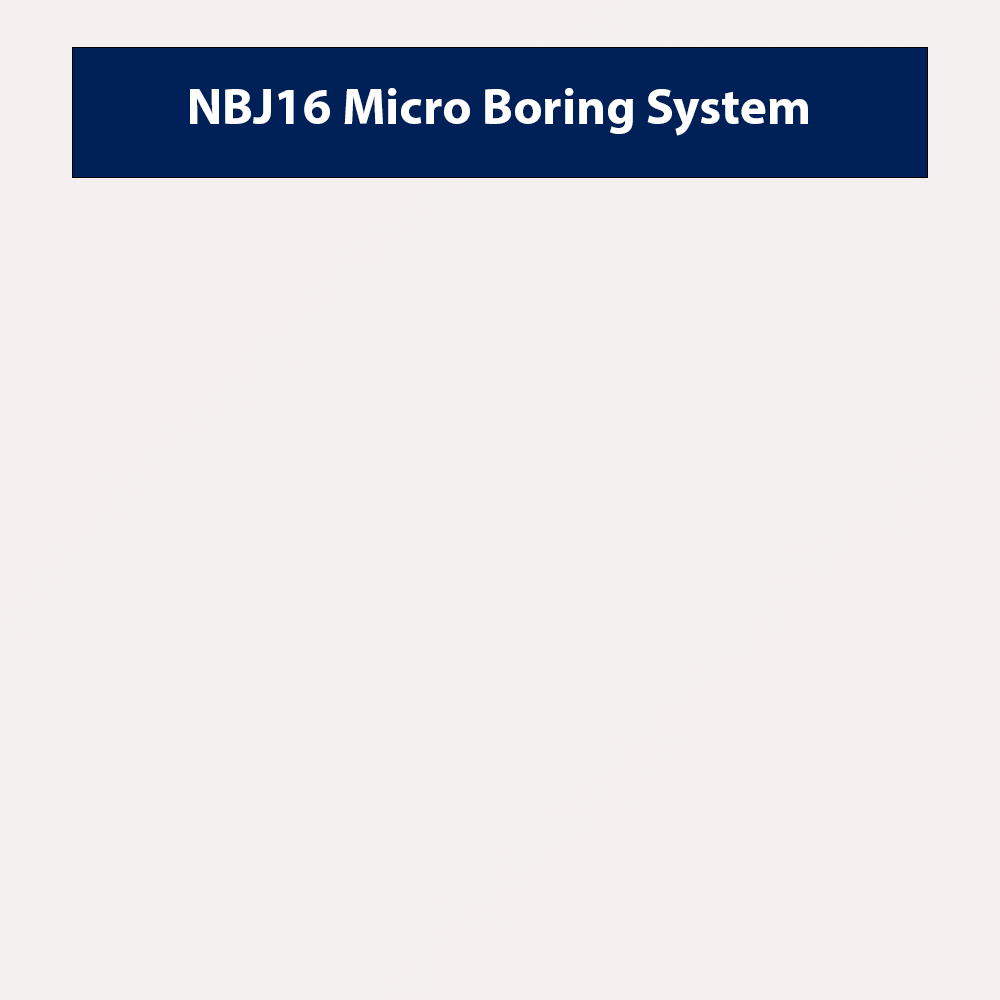
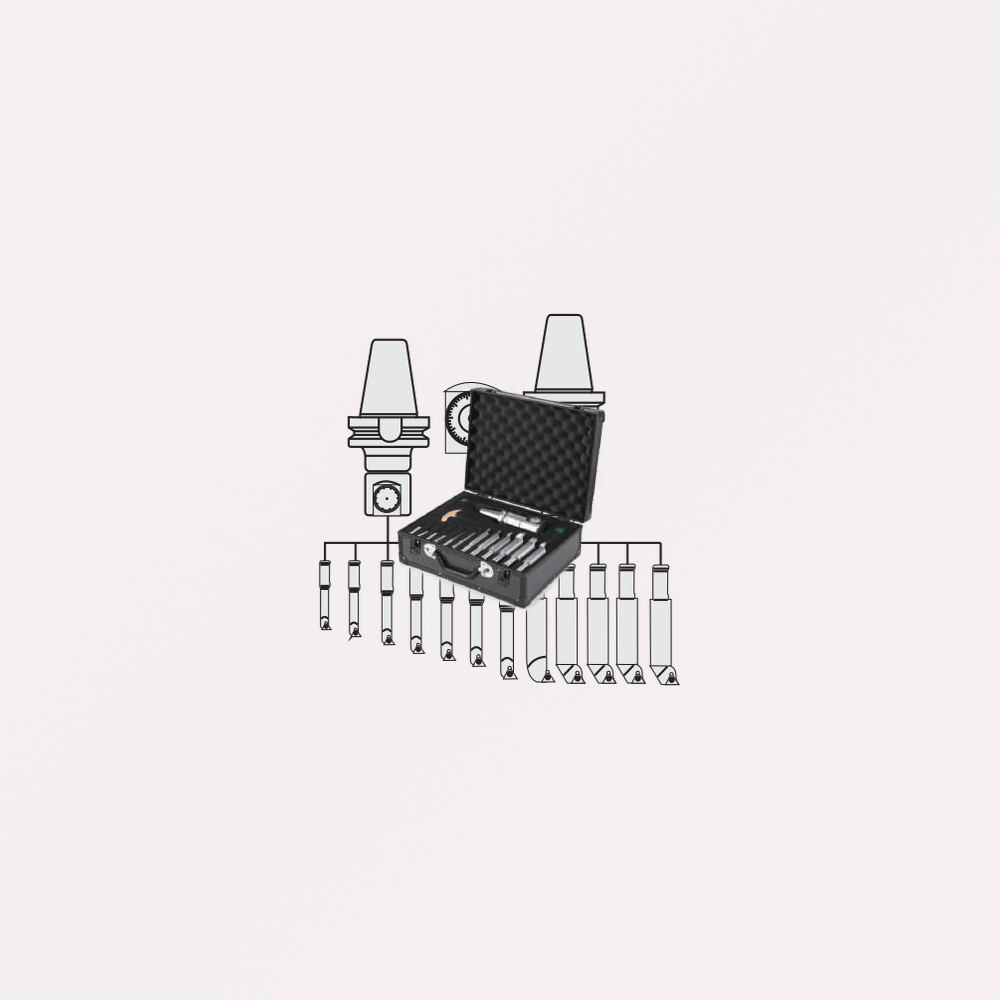
Layered file, before and after one edit (1000x1000). Changes by layer:
added group "nbj16-box" (1st of 2, in "nbj16") with 2 layers in group "nbj16" over [318, 313, 681, 686]
added layer "nbj16-box" (2nd of 2, in "nbj16" › "nbj16-box") in group "nbj16-box" over [395, 386, 605, 614]
added layer "nbj16-box-chitiet" in group "nbj16-box" over [318, 313, 681, 686]
hid group "hinh-dai-dien copy" (7 layers) over [72, 47, 928, 686]
painted on "NBJ16 Micro Boring System" over [104, 82, 895, 143]
painted on "Rectangle 1" over [72, 47, 928, 178]